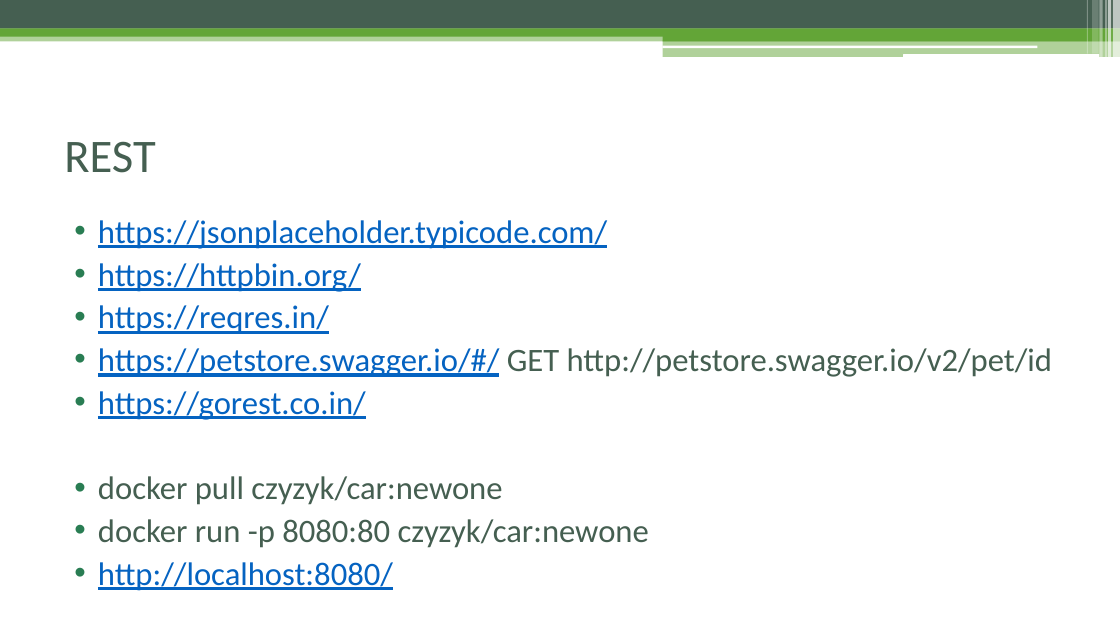
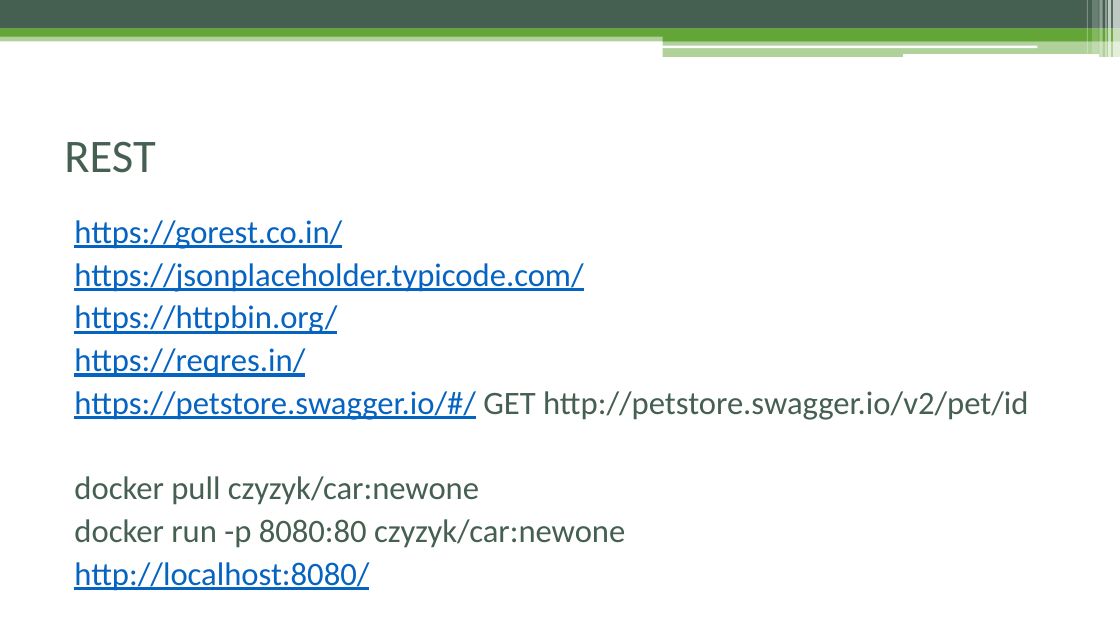
Before and after one commit to czyzyk29/SoapUI_Workshop, a slide deck: slide 13 of Warsztat_soapUI.pptx. Drawn at 1120x630 pixels with LibreOffice and Linux fonts; fonts in the diff are those of the drawing. Boxes give left, top, right and bottom in pixels: in the first picture for what was removed or moved away, otherwise in the second. Text is boxed around its words. In the diff, an @@ line names an element or a change of style, - is before the commit and + after.

```diff
--- a/Warsztat_soapUI.pptx
+++ b/Warsztat_soapUI.pptx
@@ text at (74, 220, 342, 249): paragraph added @@
+https://gorest.co.in/
@@ text at (74, 263, 1028, 591): bullet • to none @@
@@ text at (98, 391, 366, 420): paragraph removed @@
-• https://gorest.co.in/
```
Also in this commit, not shown: 13 other slides changed, 1 slide removed, 3 other files.
